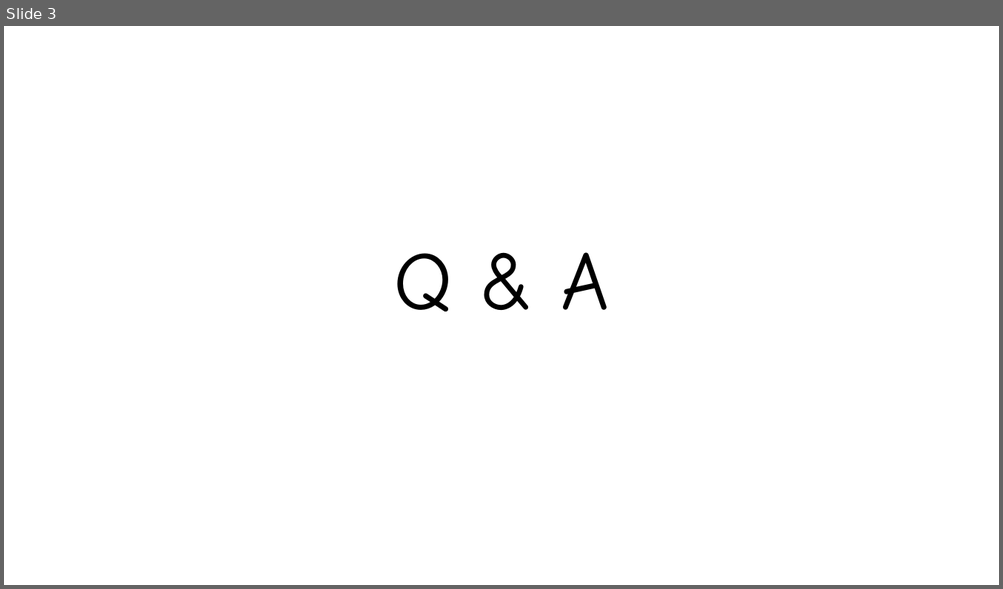
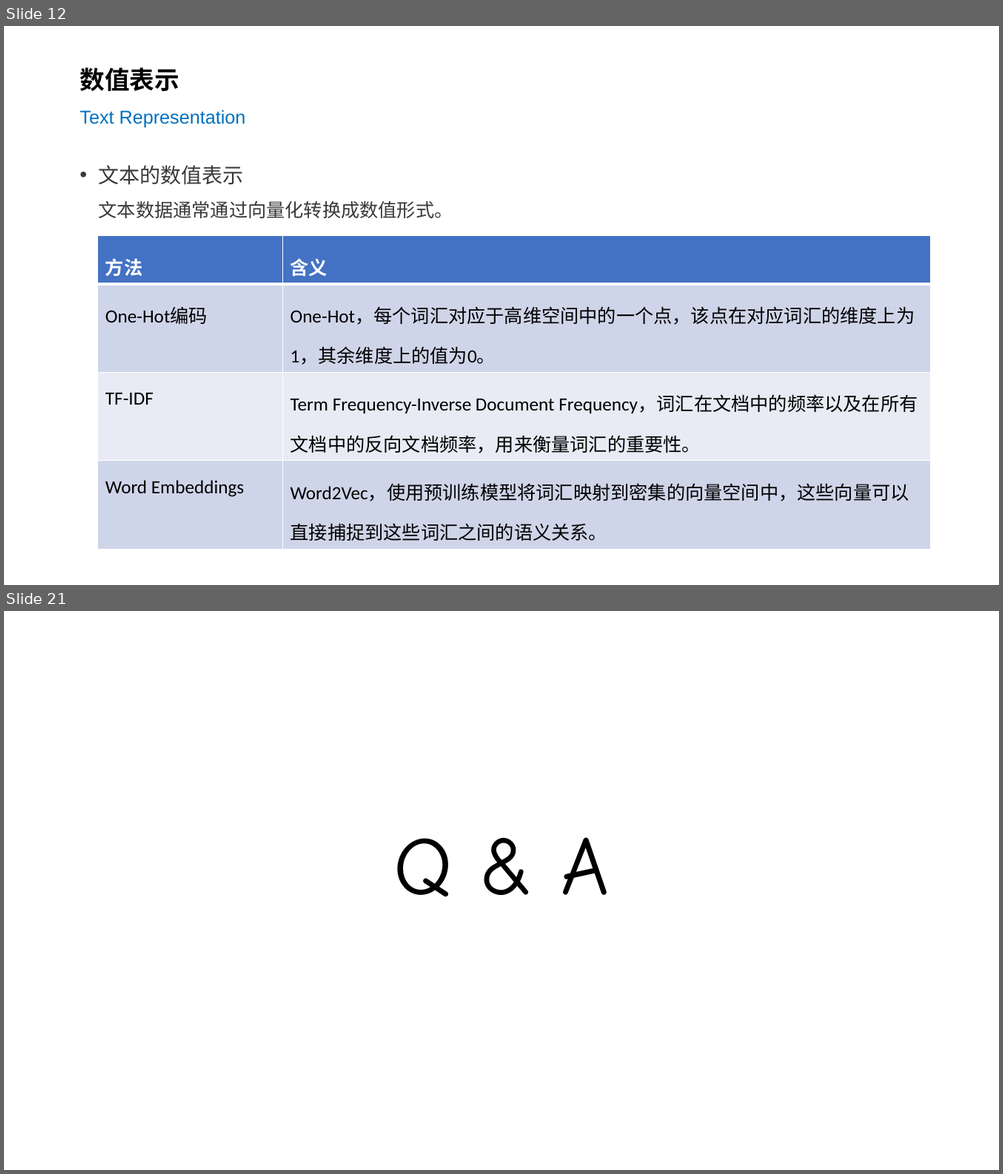
Before and after one commit to silentbalanceyh/cda-exam, a slide deck: ppt/05.回归.pptx. Shown one above the other, each under a label of ours: slide 3 before the commit, slides 12 and 21 after it; the slides between them are not shown. The pictures are 1003x589 and 1003x1174 pixels, drawn with LibreOffice and Linux fonts; fonts in the diff are those of the drawing; background and template pictures are left out. Boxes give left, top, right and bottom in pixels: in the first picture for what was removed or moved away, otherwise in the second. Text is boxed around its words. In the diff, an @@ line names an element or a change of style, - is before the commit and + after.

```diff
--- a/ppt/05.回归.pptx
+++ b/ppt/05.回归.pptx
@@ slide 12 added at <box>4,26,999,585</box>, background #FFFFFF @@
@@ title added at <box>79,67,246,128</box>, 18 pt, text #0070C0 @@
+数值表示
+Text Representation
@@ text added at <box>99,165,453,218</box>, 18 pt, text #3B3838 @@
+• 文本的数值表示
+  文本数据通常通过向量化转换成数值形式。
@@ table added at <box>98,236,930,544</box>, 4 rows, 2 columns @@
+方法 | 含义
+One-Hot编码 | One-Hot，每个词汇对应于高维空间中的一个点，该点在对应词汇的维度上为1，其余维度上的值为0。
+TF-IDF | Term Frequency-Inverse Document Frequency，词汇在文档中的频率以及在所有文档中的反向文档频率，用来衡量词汇的重要性。
+Word Embeddings | Word2Vec，使用预训练模型将词汇映射到密集的向量空间中，这些向量可以直接捕捉到这些词汇之间的语义关系。
@@ what was slide 3 is now slide 21 @@
```
Also in this commit, not shown: 1 slide changed, 18 other slides added, 1 slide removed, 16 other files.
